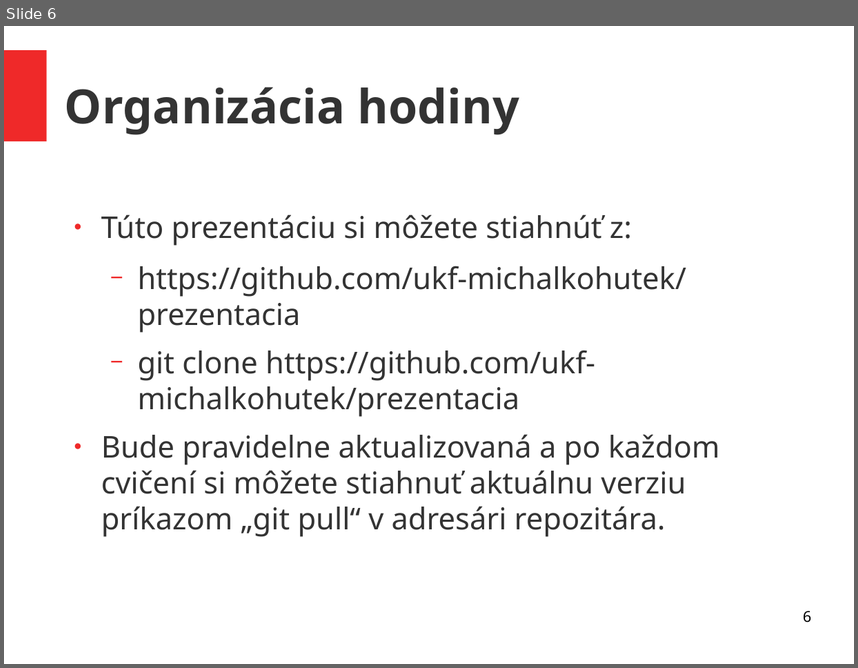
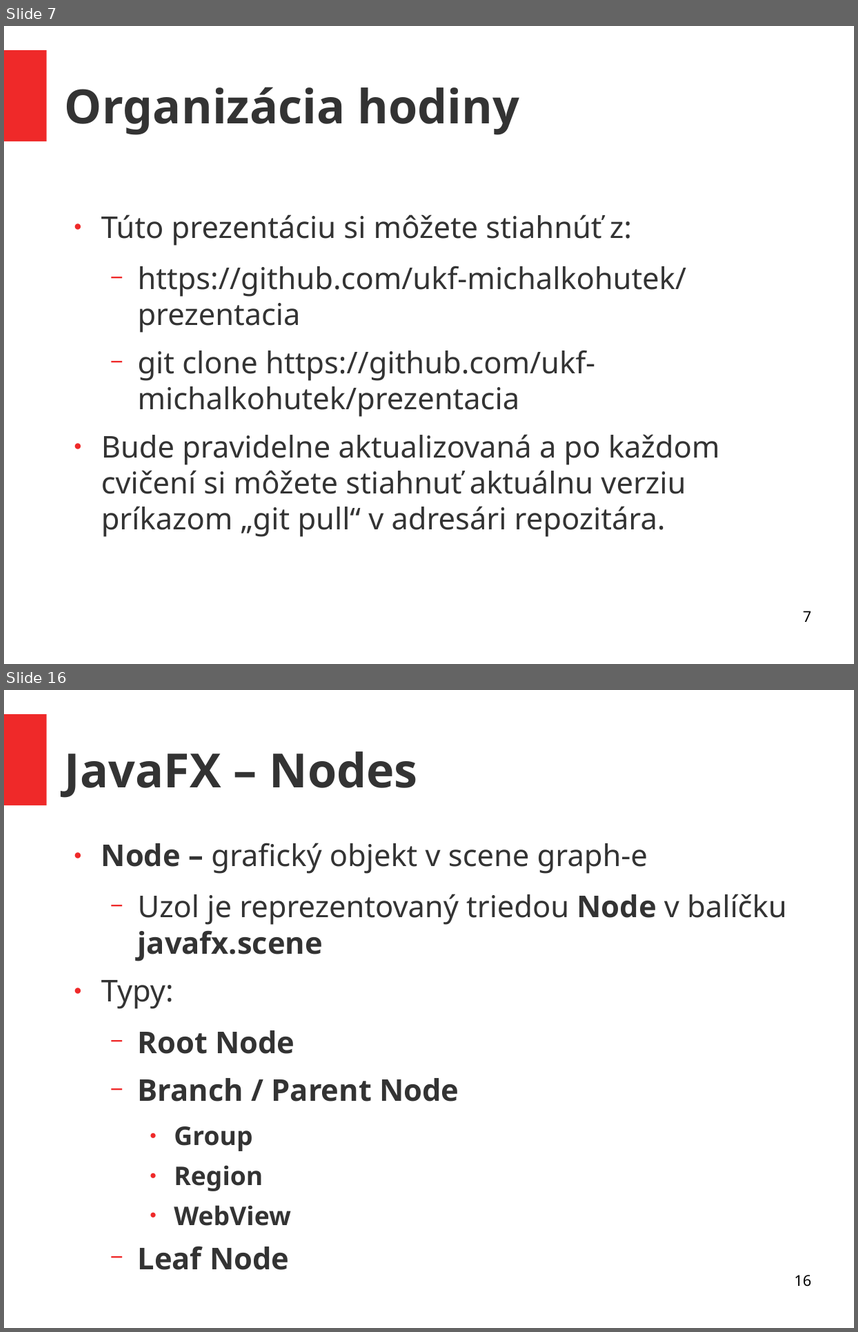
Before and after one commit to ukf-michalkohutek/prezentacia, a slide deck: seminar2.odp. Shown one above the other, each under a label of ours: slide 6 before the commit, slides 7 and 16 after it; the slides between them are not shown. The pictures are 858x668 and 858x1332 pixels, drawn with LibreOffice and Linux fonts; fonts in the diff are those of the drawing. Boxes give left, top, right and bottom in pixels: in the first picture for what was removed or moved away, otherwise in the second. Text is boxed around its words. In the diff, an @@ line names an element or a change of style, - is before the commit and + after.

```diff
--- a/seminar2.odp
+++ b/seminar2.odp
@@ slide 16 added at (4,690,854,1328), background #FFFFFF; not listed: 1 template element that a slide beside it also shows @@
@@ title added at (65,751,418,798), 44 pt, text #333333, bold @@
+JavaFX – Nodes
@@ text added at (101,842,786,1270), 28 pt, text #333333, bold @@
+● Node – grafický objekt v scene graph-e
+  − Uzol je reprezentovaný triedou Node v balíčku javafx.scene
+● Typy:
+  − Root Node
+  − Branch / Parent Node
+    ● Group
+    ● Region
+    ● WebView
+  − Leaf Node
@@ page number added at (794,1274,811,1286), 14 pt, text #000000 @@
+16
@@ what was slide 6 is now slide 7 @@
@@ page number at (803,610,811,621): text changed @@
-6
+7
```
Also in this commit, not shown: 1 slide changed, 17 other slides added, 1 other file.
